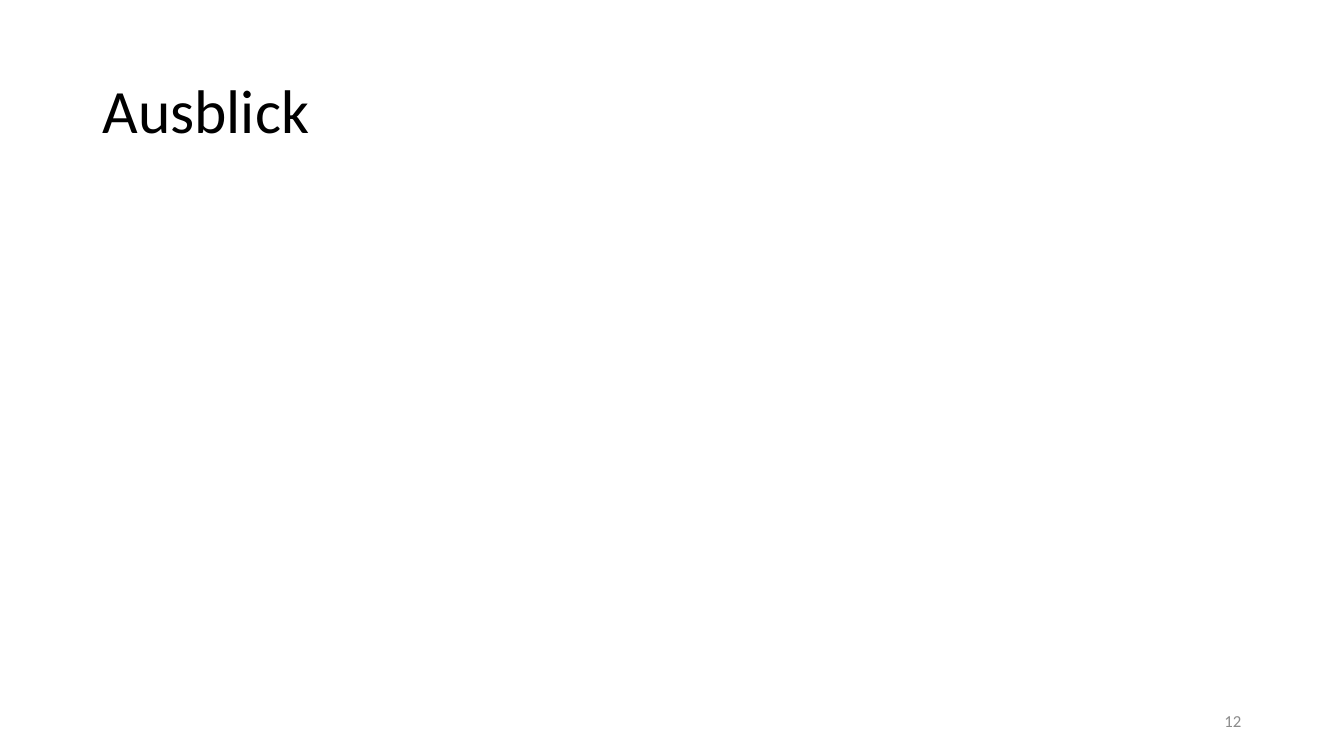
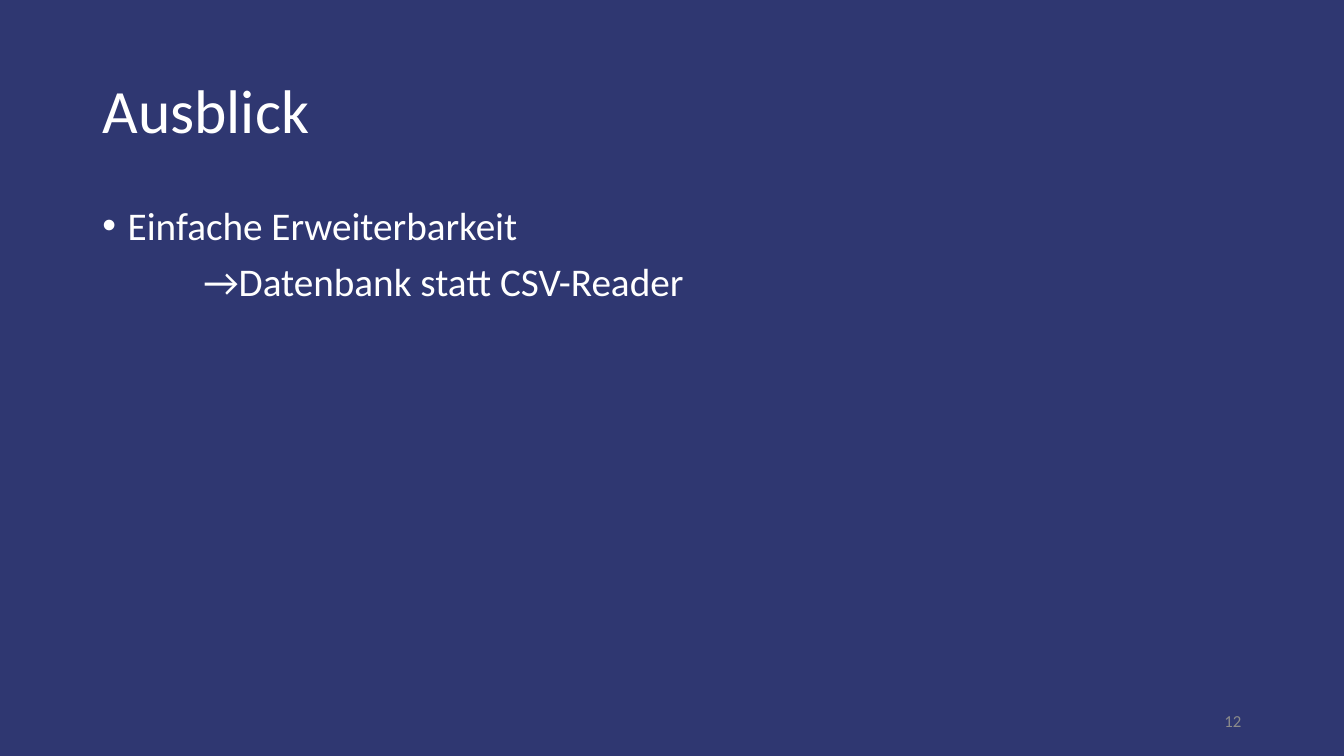
Before and after one commit to brodermar/wwm, a slide deck: slide 12 of documentation/wwmp.pptx. Drawn at 1344x756 pixels with LibreOffice and Linux fonts; fonts in the diff are those of the drawing. Boxes give left, top, right and bottom in pixels: in the first picture for what was removed or moved away, otherwise in the second. Text is boxed around its words. In the diff, an @@ line names an element or a change of style, - is before the commit and + after.

```diff
--- a/documentation/wwmp.pptx
+++ b/documentation/wwmp.pptx
@@ background #FFFFFF to #2F3771 @@
@@ title "Ausblick" at box(102, 90, 309, 134): text colour #000000 to #FFFFFF @@
@@ text added at box(128, 212, 683, 297), 28 pt, text #FFFFFF @@
+• Einfache Erweiterbarkeit
+→Datenbank statt CSV-Reader
```
Also in this commit, not shown: 12 other slides changed, 2 other files.
